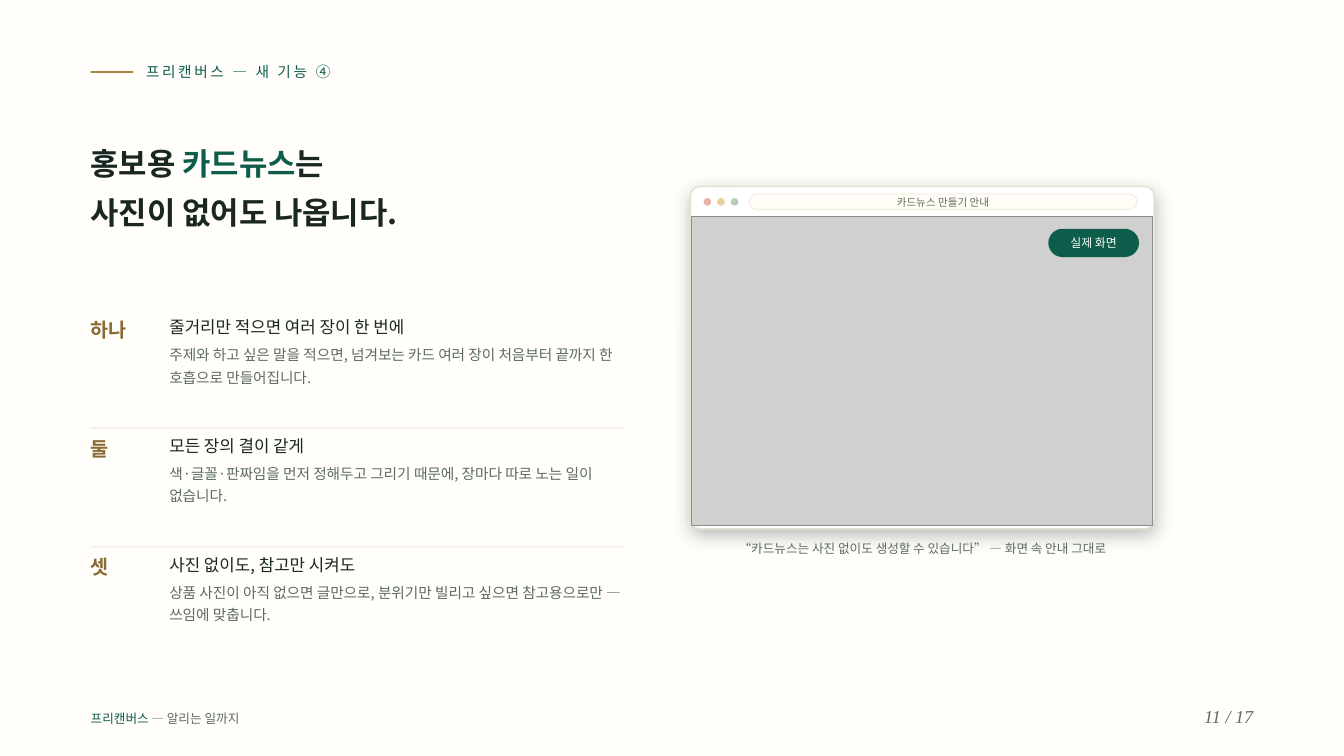
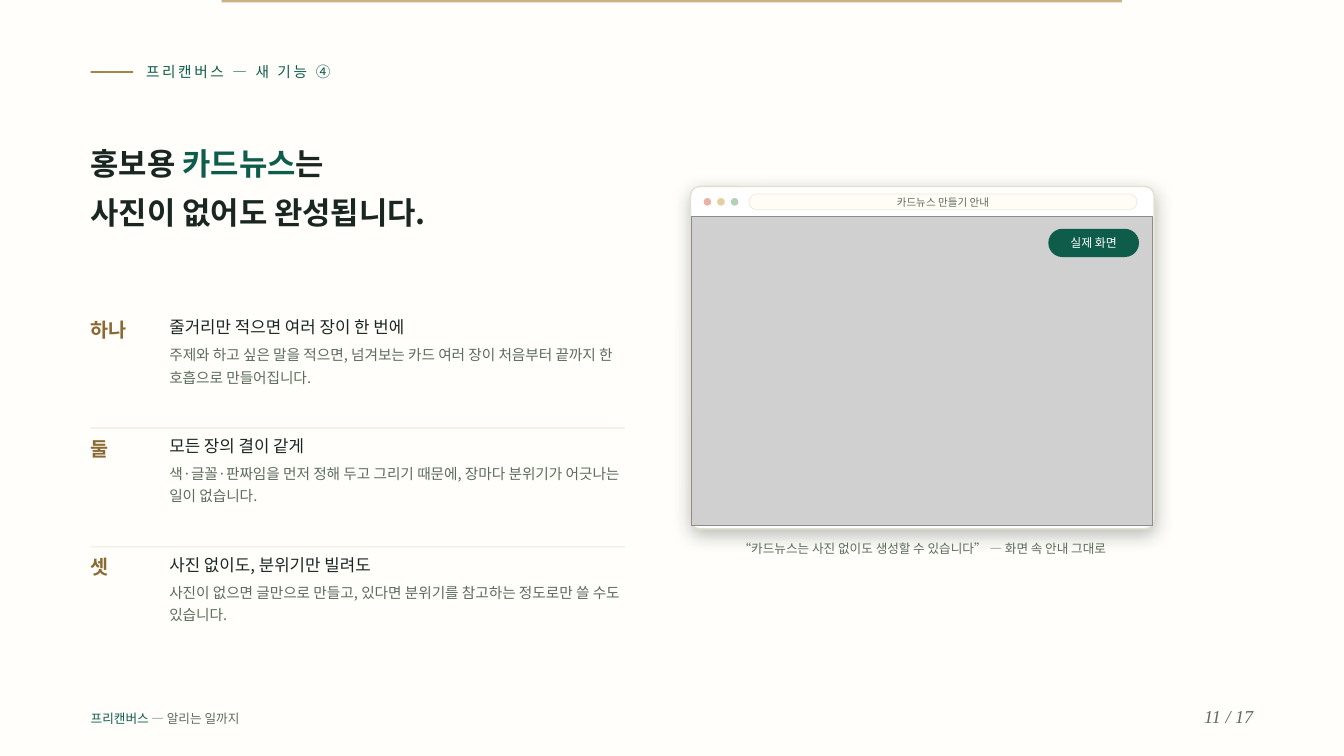
Before and after one commit to ramiteacher/searchmaster-x-freecanvas, a slide deck: slide 11 of slides.pptx. Drawn at 1344x756 pixels with LibreOffice and Linux fonts; fonts in the diff are those of the drawing; grey boxes stand for pictures. Boxes give left, top, right and bottom in pixels: in the first picture for what was removed or moved away, otherwise in the second. Text is boxed around its words. In the diff, an @@ line names an element or a change of style, - is before the commit and + after.

```diff
--- a/slides.pptx
+++ b/slides.pptx
@@ rectangle added at [222, 0, 1122, 2], fill #C9B287 @@
@@ text at [91, 198, 425, 227]: text changed @@
-사진이 없어도 나옵니다.
+사진이 없어도 완성됩니다.
@@ text at [169, 467, 620, 502]: text changed @@
-색·글꼴·판짜임을 먼저 정해두고 그리기 때문에, 장마다 따로 노는 일이 없습니다.
+색·글꼴·판짜임을 먼저 정해 두고 그리기 때문에, 장마다 분위기가 어긋나는 일이 없습니다.
@@ text at [169, 557, 620, 621]: text changed @@
-사진 없이도, 참고만 시켜도
-상품 사진이 아직 없으면 글만으로, 분위기만 빌리고 싶으면 참고용으로만 — 쓰임에 맞춥니다.
+사진 없이도, 분위기만 빌려도
+사진이 없으면 글만으로 만들고, 있다면 분위기를 참고하는 정도로만 쓸 수도 있습니다.
```
Also in this commit, not shown: 16 other slides changed, 1 other file.
